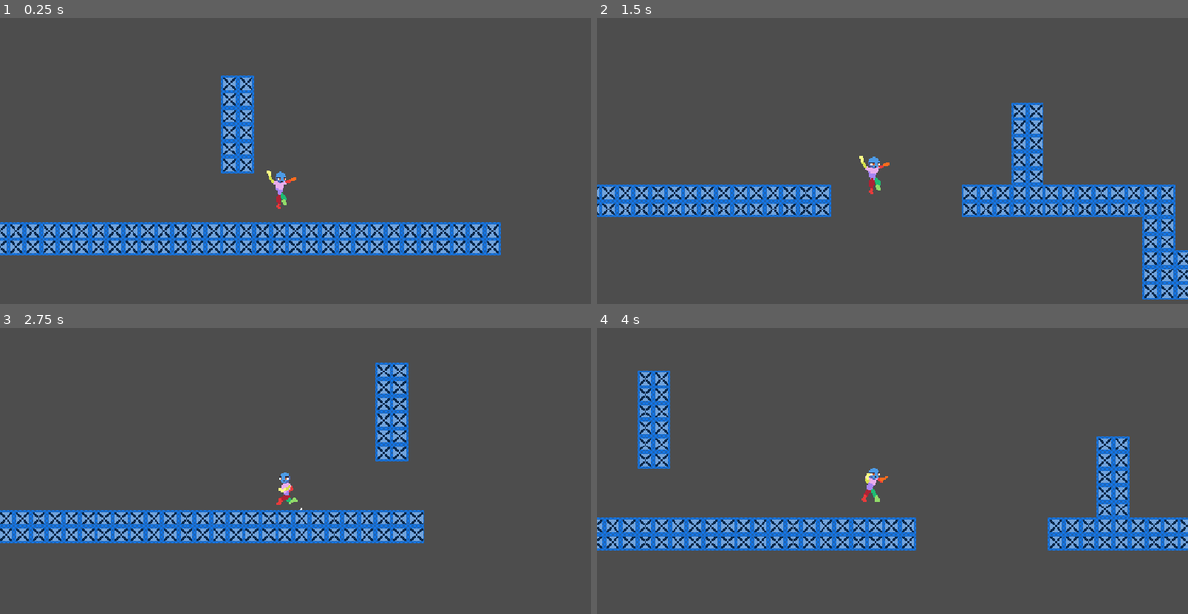
Above: before the commit, frames 1-4 (two rows, left to right).
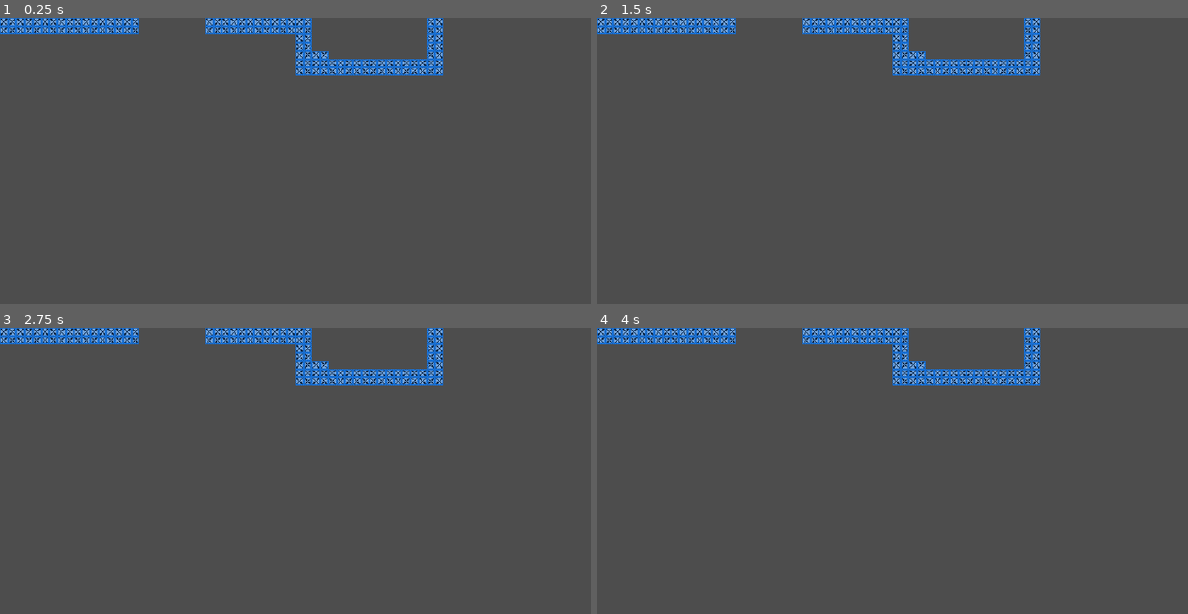
Above: after the commit, the same moments.

Repository: MineRaphi/Chrysalis
Game: Godot game, scene res://Levels/TestLevels/test_level.tscn
The game is run twice, just before and just after one commit, with the same random seed, the same clock (stepped at 60 frames per second) and the same inputs. Before the commit the project starts from res://Scenes/test_level.tscn.
Inputs:
- Up to frame 1 (0.25 s): no input
- Up to frame 2 (1.5 s): hold Right (right) from 0.53 s (still down); tap X (attack) at 0.6 s; tap V (jump) at 0.77 s; tap Z (dash) at 1.35 s
- Up to frame 3 (2.75 s): tap V (jump) at 1.52 s; release Right (right) at 2.03 s; hold Left (left) from 2.03 s (still down); tap X (attack) at 2.1 s
- Up to frame 4 (4 s): release Left (left) at 2.78 s; hold Right (right) from 2.78 s (still down); tap Z (dash) at 2.85 s; tap V (jump) at 3.02, 3.77 s; tap X (attack) at 3.6 s

The runs differ from the first frame. In frame 1, 16% of the frame differs, in the area x 0-85%, y 0-83%; in frame 2, 17%; in frame 3, 15%; in frame 4, 17%, in the area x 0-100%, y 0-78%.

Commit message:
moved test_levels and loaders

Diff:
--- a/Scenes/test_level.tscn
+++ b/Levels/TestLevels/test_level.tscn
@@ -1,12 +1,12 @@
 [gd_scene format=4 uid="uid://cuux7gynxvhly"]
 
-[ext_resource type="PackedScene" uid="uid://7sn8lkbahrpl" path="res://Scenes/player.tscn" id="2_dtjkg"]
-[ext_resource type="Texture2D" uid="uid://cgm6yf18iggv0" path="res://Assets/placehold-block.png" id="2_eglq2"]
-[ext_resource type="Script" uid="uid://ci384g5gffl7b" path="res://Scripts/ability_pickup.gd" id="3_eglq2"]
-[ext_resource type="Script" uid="uid://bggi2u642mu81" path="res://Scripts/load_left.gd" id="3_rsyfn"]
+[ext_resource type="Texture2D" uid="uid://cgm6yf18iggv0" path="res://Assets/placehold-block.png" id="1_7j2ip"]
+[ext_resource type="PackedScene" uid="uid://dajiel50457g" path="res://Scenes/level_loader.tscn" id="3_o47u0"]
+[ext_resource type="PackedScene" uid="uid://dvtuakcbc154b" path="res://Levels/TestLevels/test_level_2.tscn" id="4_7j2ip"]
+[ext_resource type="Script" uid="uid://ci384g5gffl7b" path="res://Scripts/ability_pickup.gd" id="4_abx52"]
 
 [sub_resource type="TileSetAtlasSource" id="TileSetAtlasSource_eglq2"]
-texture = ExtResource("2_eglq2")
+texture = ExtResource("1_7j2ip")
 0:0/0 = 0
 0:0/0/physics_layer_0/polygon_0/points = PackedVector2Array(-8, -8, 8, -8, 8, 8, -8, 8)
 
@@ -17,9 +17,6 @@
 [sub_resource type="WorldBoundaryShape2D" id="WorldBoundaryShape2D_dtjkg"]
 distance = -233.0
 
-[sub_resource type="RectangleShape2D" id="RectangleShape2D_o6h5a"]
-size = Vector2(20, 50)
-
 [sub_resource type="CircleShape2D" id="CircleShape2D_o6h5a"]
 
 [node name="TestLevel" type="Node2D" unique_id=615977672]
@@ -28,67 +25,22 @@
 tile_map_data = PackedByteArray("AAAAAAAAAAAAAAAAAAABAAAAAAAAAAAAAAACAAAAAAAAAAAAAAADAAAAAAAAAAAAAAAEAAAAAAAAAAAAAAAFAA …(6224 unchanged characters)…
 tile_set = SubResource("TileSet_q0a0x")
 
-[node name="Player" parent="." unique_id=923916503 instance=ExtResource("2_dtjkg")]
-position = Vector2(56, -41)
-
 [node name="deathzone" type="Area2D" parent="." unique_id=1527798157]
 
 [node name="CollisionShape2D" type="CollisionShape2D" parent="deathzone" unique_id=627796691]
 shape = SubResource("WorldBoundaryShape2D_dtjkg")
 
-[node name="loadLeft" type="Area2D" parent="." unique_id=1378571479]
-position = Vector2(-5, -24)
-script = ExtResource("3_rsyfn")
-
-[node name="CollisionShape2D" type="CollisionShape2D" parent="loadLeft" unique_id=130259073]
-shape = SubResource("RectangleShape2D_o6h5a")
-
 [node name="abilityPickup" type="Area2D" parent="." unique_id=376457671]
 position = Vector2(423, -32)
-script = ExtResource("3_eglq2")
+script = ExtResource("4_abx52")
 
 [node name="CollisionShape2D" type="CollisionShape2D" parent="abilityPickup" unique_id=649942180]
 shape = SubResource("CircleShape2D_o6h5a")
 
-[node name="CrossairDEBUG" type="CanvasLayer" parent="." unique_id=513670348]
-visible = false
+[node name="LevelLoader" parent="." unique_id=693390060 instance=ExtResource("3_o47u0")]
+position = Vector2(-9, -24)
+scale = Vector2(0.9384015, 2.8046637)
+level = ExtResource("4_7j2ip")
+spawn_name = "right"
 
-[node name="Control" type="Control" parent="CrossairDEBUG" unique_id=440843385]
-layout_mode = 3
-anchors_preset = 15
-anchor_right = 1.0
-anchor_bottom = 1.0
-grow_horizontal = 2
-grow_vertical = 2
-
-[node name="ColorRect" type="ColorRect" parent="CrossairDEBUG/Control" unique_id=2028817843]
-layout_mode = 1
-anchors_preset = 8
-anchor_left = 0.5
-anchor_top = 0.5
-anchor_right = 0.5
-anchor_bottom = 0.5
-offset_left = -1.0
-offset_top = -16.0
-offset_right = 1.0
-offset_bottom = 16.0
-grow_horizontal = 2
-grow_vertical = 2
-
-[node name="ColorRect2" type="ColorRect" parent="CrossairDEBUG/Control" unique_id=876989078]
-layout_mode = 1
-anchors_preset = 8
-anchor_left = 0.5
-anchor_top = 0.5
-anchor_right = 0.5
-anchor_bottom = 0.5
-offset_left = -20.0
-offset_top = -1.0
-offset_right = 20.0
-offset_bottom = 1.0
-grow_horizontal = 2
-grow_vertical = 2
-
-[connection signal="body_entered" from="deathzone" to="Player" method="_on_deathzone_body_entered"]
-[connection signal="body_entered" from="loadLeft" to="loadLeft" method="_on_body_entered"]
 [connection signal="body_entered" from="abilityPickup" to="abilityPickup" method="_on_body_entered"]
--- a/Scenes/test_level_2.tscn
+++ b/Levels/TestLevels/test_level_2.tscn
@@ -1,11 +1,9 @@
 [gd_scene format=4 uid="uid://dvtuakcbc154b"]
 
-[ext_resource type="Texture2D" uid="uid://cgm6yf18iggv0" path="res://Assets/placehold-block.png" id="1_cu7ek"]
-[ext_resource type="PackedScene" uid="uid://7sn8lkbahrpl" path="res://Scenes/player.tscn" id="2_qpu34"]
-[ext_resource type="Script" uid="uid://col50vevqmhq" path="res://Scripts/load_right.gd" id="3_kn8tv"]
+[ext_resource type="Texture2D" uid="uid://cgm6yf18iggv0" path="res://Assets/placehold-block.png" id="1_g6sjg"]
 
 [sub_resource type="TileSetAtlasSource" id="TileSetAtlasSource_qpu34"]
-texture = ExtResource("1_cu7ek")
+texture = ExtResource("1_g6sjg")
 0:0/0 = 0
 0:0/0/physics_layer_0/polygon_0/points = PackedVector2Array(-8, -8, 8, -8, 8, 8, -8, 8)
 
@@ -15,9 +13,6 @@
 
 [sub_resource type="WorldBoundaryShape2D" id="WorldBoundaryShape2D_cu7ek"]
 distance = -233.0
-
-[sub_resource type="RectangleShape2D" id="RectangleShape2D_o6h5a"]
-size = Vector2(20, 52)
 
 [node name="TestLevel2" type="Node2D" unique_id=738763976]
 
@@ -29,14 +24,3 @@
 
 [node name="CollisionShape2D" type="CollisionShape2D" parent="deathzone" unique_id=1356726668]
 shape = SubResource("WorldBoundaryShape2D_cu7ek")
-
-[node name="Player" parent="." unique_id=923916503 instance=ExtResource("2_qpu34")]
-
-[node name="loadRight" type="Area2D" parent="." unique_id=193528255]
-position = Vector2(35, -24)
-script = ExtResource("3_kn8tv")
-
-[node name="CollisionShape2D" type="CollisionShape2D" parent="loadRight" unique_id=1831417719]
-shape = SubResource("RectangleShape2D_o6h5a")
-
-[connection signal="body_entered" from="loadRight" to="loadRight" method="_on_body_entered"]
--- a/Scripts/load_left.gd
+++ /dev/null
@@ -1,6 +0,0 @@
-extends Area2D
-
-
-func _on_body_entered(body: Node2D) -> void:
-	if body.name == "Player":
-		get_tree().change_scene_to_file("res://Scenes/test_level_2.tscn")
--- a/Scripts/load_right.gd
+++ /dev/null
@@ -1,6 +0,0 @@
-extends Area2D
-
-
-func _on_body_entered(body: Node2D) -> void:
-	if body.name == "Player":
-		get_tree().change_scene_to_file("res://Scenes/test_level.tscn")
Not shown, removed: Scripts/load_left.gd.uid
Not shown, removed: Scripts/load_right.gd.uid
